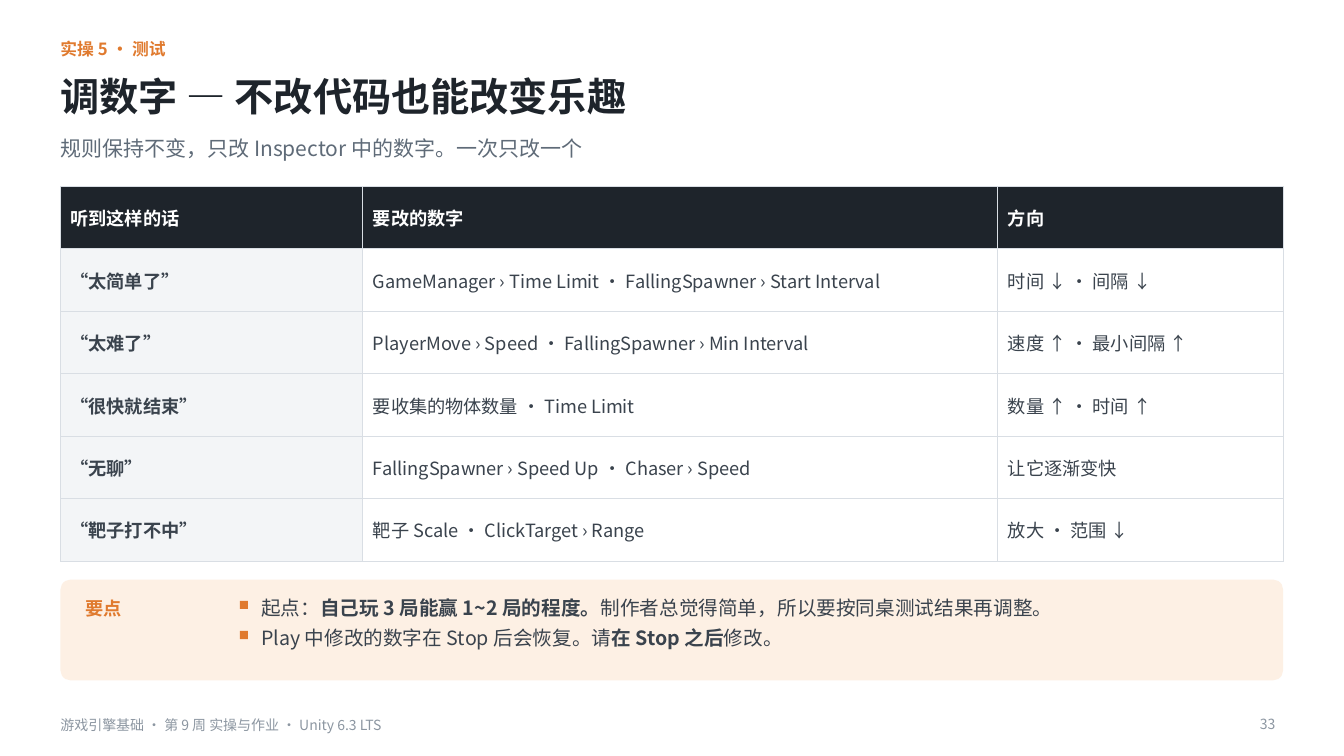
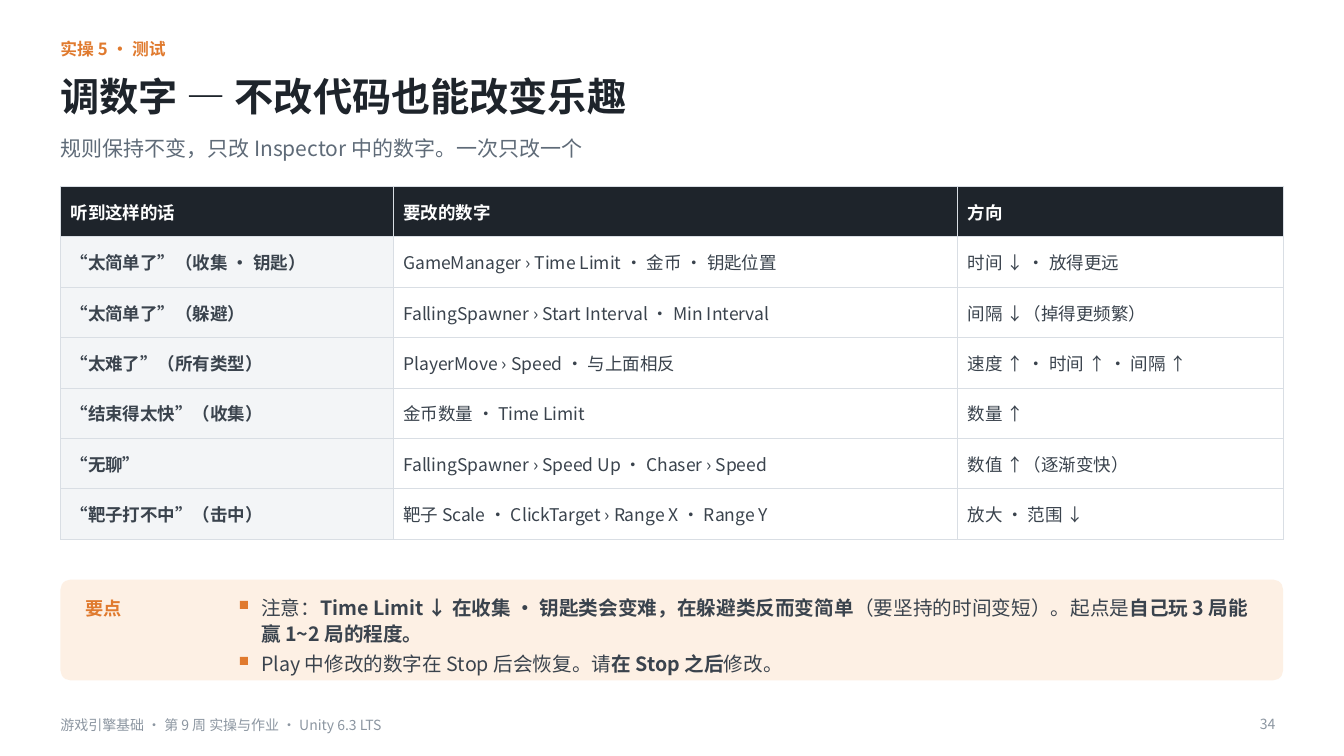
Before and after one commit to iplay-garden/game-engine-basics, a slide deck: slide 34 of 9주차/简体中文/游戏引擎基础_第9周_实操与作业指南_简体中文.pptx (slide 33 before the commit). Drawn at 1344x756 pixels with LibreOffice and Linux fonts; fonts in the diff are those of the drawing. Boxes give left, top, right and bottom in pixels: in the first picture for what was removed or moved away, otherwise in the second. Text is boxed around its words. In the diff, an @@ line names an element or a change of style, - is before the commit and + after.

```diff
--- a/9주차/简体中文/游戏引擎基础_第9周_实操与作业指南_简体中文.pptx
+++ b/9주차/简体中文/游戏引擎基础_第9周_实操与作业指南_简体中文.pptx
@@ table at bbox=[60, 187, 1284, 530] @@
-row 2: “太简单了” | GameManager › Time Limit · FallingSpawner › Start Interval | 时间 ↓ · 间隔 ↓
-row 3: “太难了” | PlayerMove › Speed · FallingSpawner › Min Interval | 速度 ↑ · 最小间隔 ↑
-row 4: “很快就结束” | 要收集的物体数量 · Time Limit | 数量 ↑ · 时间 ↑
-row 5: “无聊” | FallingSpawner › Speed Up · Chaser › Speed | 让它逐渐变快
-row 6: “靶子打不中” | 靶子 Scale · ClickTarget › Range | 放大 · 范围 ↓
+row 2: “太简单了”（收集 · 钥匙） | GameManager › Time Limit · 金币 · 钥匙位置 | 时间 ↓ · 放得更远
+row 3: “太简单了”（躲避） | FallingSpawner › Start Interval · Min Interval | 间隔 ↓（掉得更频繁）
+row 4: “太难了”（所有类型） | PlayerMove › Speed · 与上面相反 | 速度 ↑ · 时间 ↑ · 间隔 ↑
+row 5: “结束得太快”（收集） | 金币数量 · Time Limit | 数量 ↑
+row 6: “无聊” | FallingSpawner › Speed Up · Chaser › Speed | 数值 ↑（逐渐变快）
+row 7: “靶子打不中”（击中） | 靶子 Scale · ClickTarget › Range X · Range Y | 放大 · 范围 ↓
@@ text at bbox=[261, 598, 1248, 647]: text changed; bold on @@
-起点：自己玩 3 局能赢 1~2 局的程度。制作者总觉得简单，所以要按同桌测试结果再调整。
+注意：Time Limit ↓ 在收集 · 钥匙类会变难，在躲避类反而变简单（要坚持的时间变短）。起点是自己玩 3 局能赢 1~2 局的程度。
@@ rectangle: place and size @@
-rectangle at bbox=[240, 631, 248, 639]
+rectangle at bbox=[240, 657, 248, 665]
@@ text "Play 中修改的数字在 Stop 后会恢复。请在 Stop ...": place and size @@
-text "Play 中修改的数字在 Stop 后会恢复。请在 Stop ..." at bbox=[261, 628, 783, 650]
+text "Play 中修改的数字在 Stop 后会恢复。请在 Stop ..." at bbox=[261, 654, 783, 676]
@@ page number at bbox=[1260, 718, 1276, 729]: text changed @@
-33
+34
```
Also in this commit, not shown: 19 other slides changed, 1 slide added, 10 other files.
